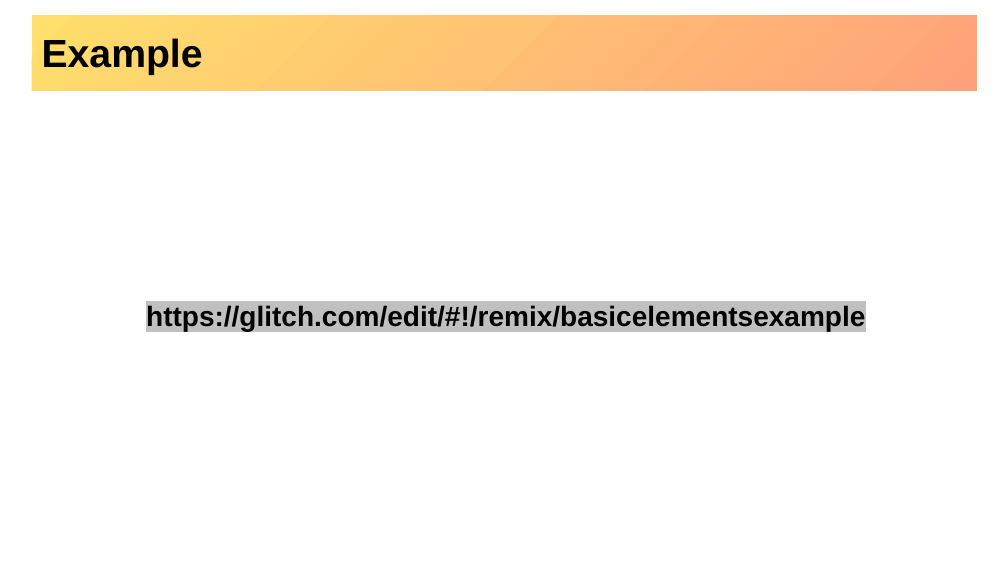
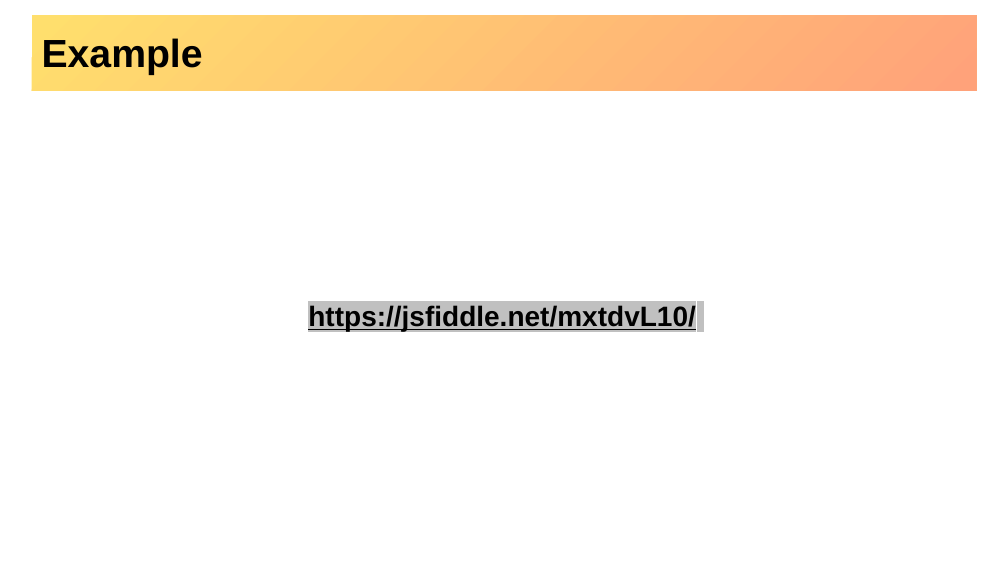
Before and after one commit to hytechclub/web-101, a slide deck: slide 11 of Week02/BasicHtmlElements.pptx. Drawn at 1008x567 pixels with LibreOffice and Linux fonts; fonts in the diff are those of the drawing; background and template pictures are left out. Boxes give left, top, right and bottom in pixels: in the first picture for what was removed or moved away, otherwise in the second. Text is boxed around its words. In the diff, an @@ line names an element or a change of style, - is before the commit and + after.

Commit message:
powerpoints use jsfiddle instead of others

```diff
--- a/Week02/BasicHtmlElements.pptx
+++ b/Week02/BasicHtmlElements.pptx
@@ text at bbox=[308, 305, 695, 331]: text changed @@
-https://glitch.com/edit/#!/remix/basicelementsexample
+https://jsfiddle.net/mxtdvL10/
```
Also in this commit, not shown: 6 other files.
